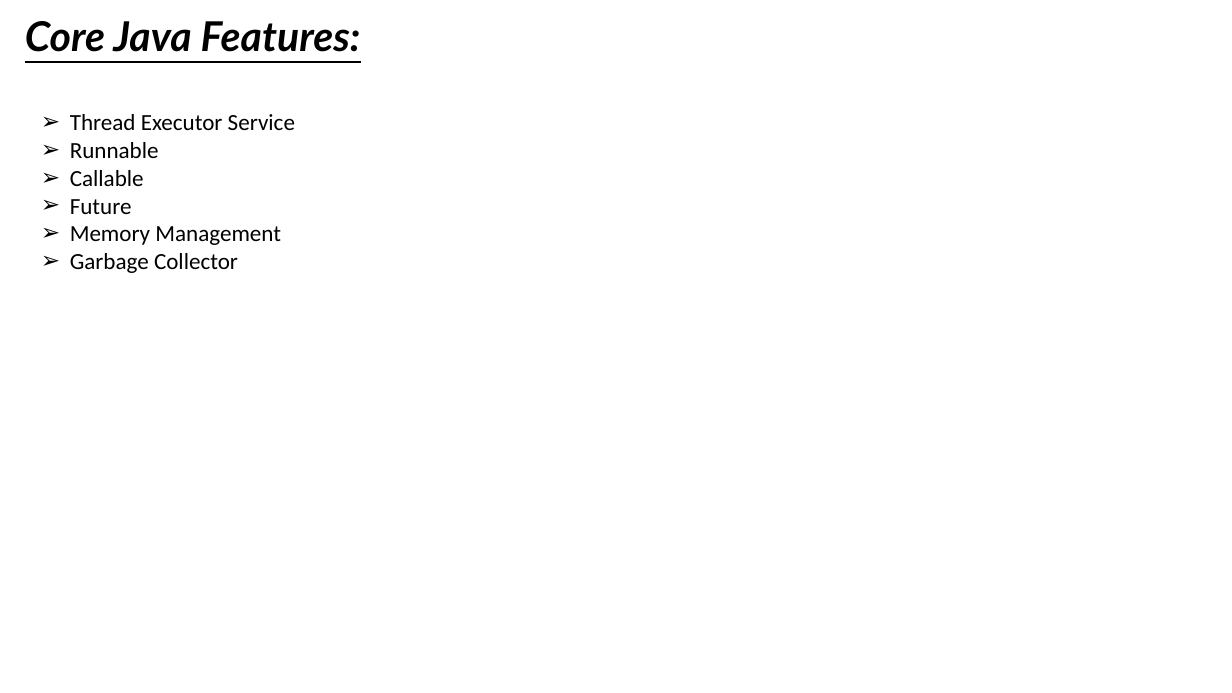
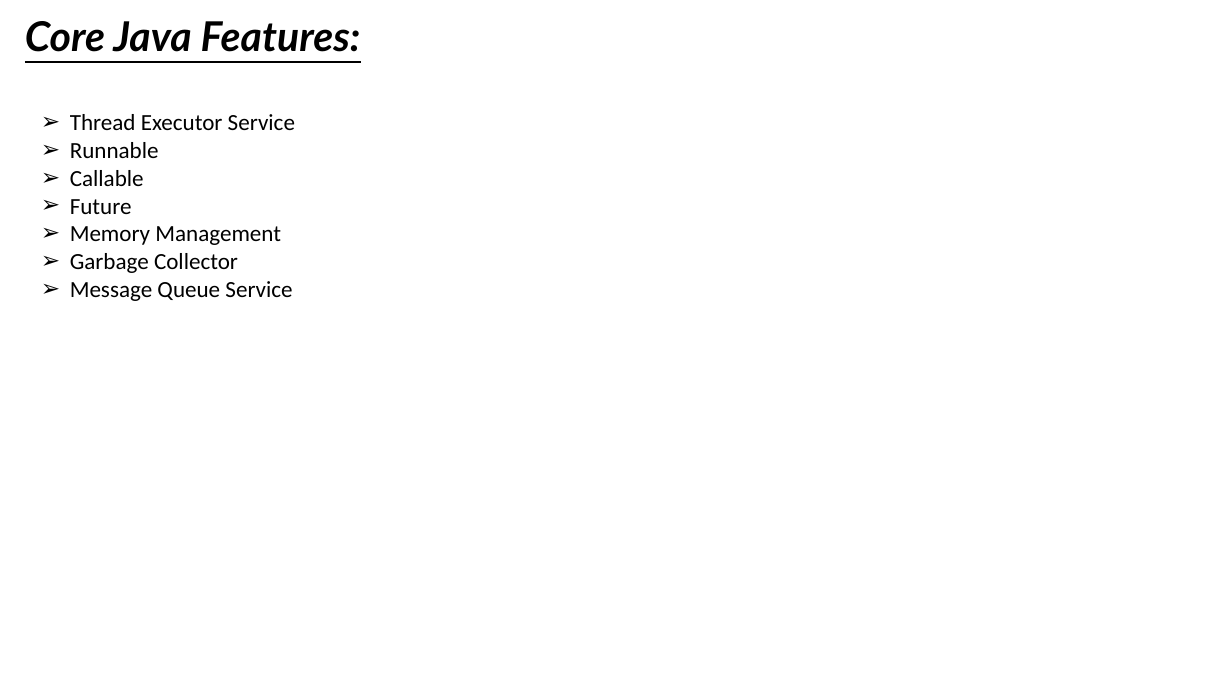
Before and after one commit to prak5192/Learning2019, a slide deck: slide 1 of AnythingElse/CoreJava/CoreJava.pptx. Drawn at 1232x693 pixels with LibreOffice and Linux fonts; fonts in the diff are those of the drawing. Boxes give left, top, right and bottom in pixels: in the first picture for what was removed or moved away, otherwise in the second. Text is boxed around its words. In the diff, an @@ line names an element or a change of style, - is before the commit and + after.

```diff
--- a/AnythingElse/CoreJava/CoreJava.pptx
+++ b/AnythingElse/CoreJava/CoreJava.pptx
@@ text at [70,281,292,301]: paragraph added @@
+➢ Message Queue Service
```
